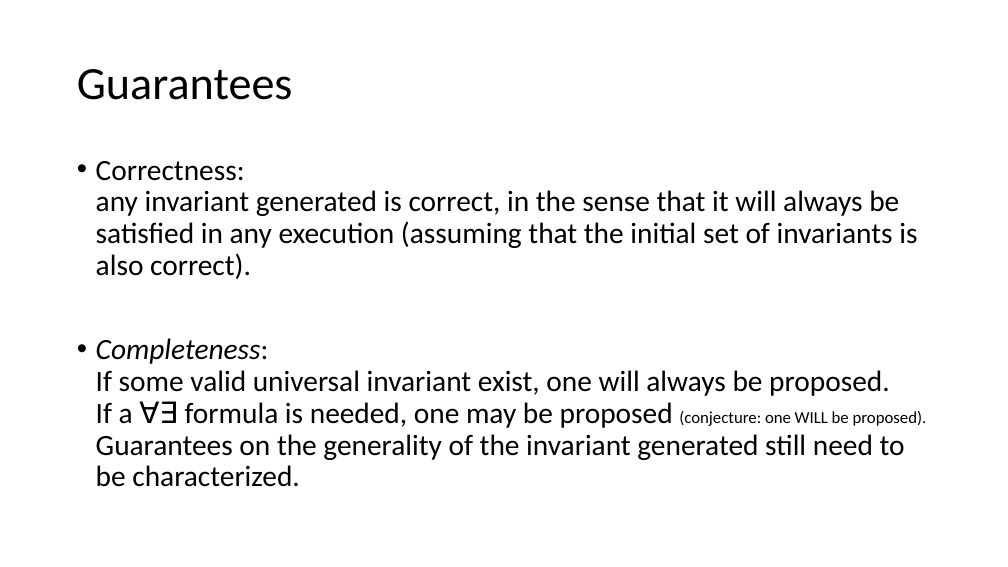
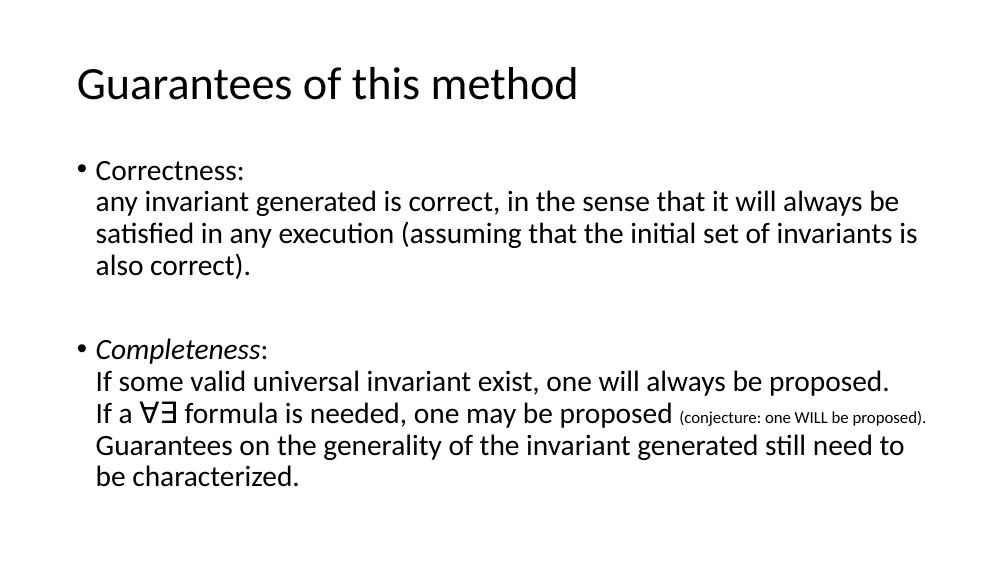
Before and after one commit to tjhance/ivy-research, a slide deck: slide 38 of invariant_synthesis/Invariant Synthesis.pptx (slide 35 before the commit). Drawn at 1008x567 pixels with LibreOffice and Linux fonts; fonts in the diff are those of the drawing. Boxes give left, top, right and bottom in pixels: in the first picture for what was removed or moved away, otherwise in the second. Text is boxed around its words. In the diff, an @@ line names an element or a change of style, - is before the commit and + after.

```diff
--- a/invariant_synthesis/Invariant Synthesis.pptx
+++ b/invariant_synthesis/Invariant Synthesis.pptx
@@ title at [77,67,579,100]: text changed @@
-Guarantees
+Guarantees of this method
```
Also in this commit, not shown: 2 other slides changed, 3 slides added.
